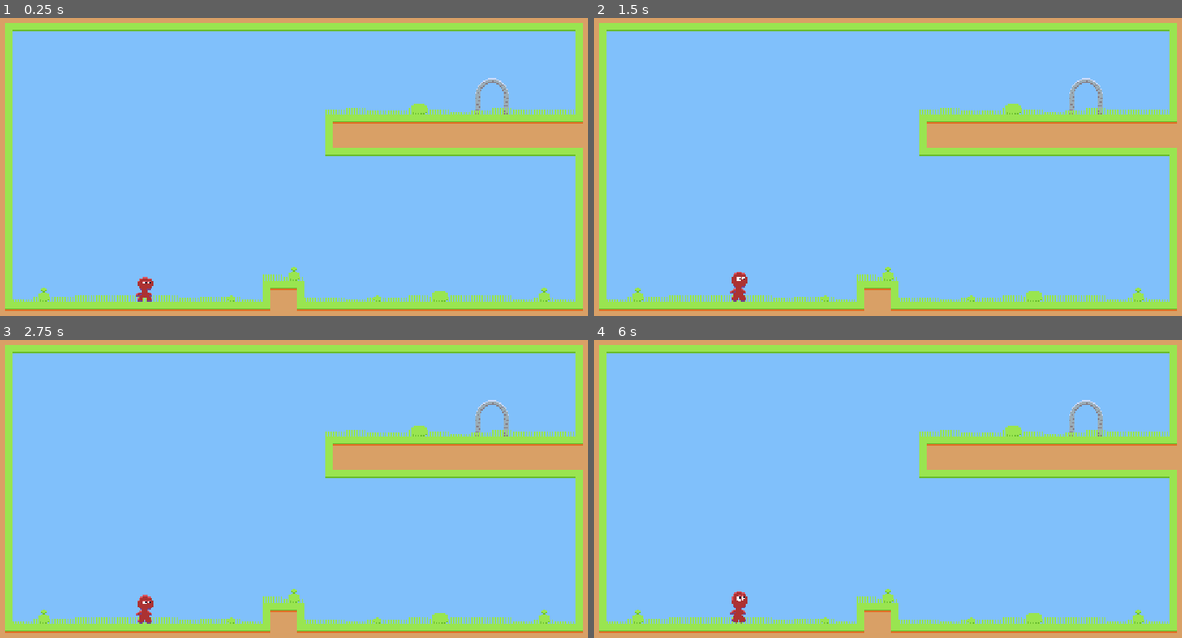
Above: before the commit, frames 1-4 (two rows, left to right).
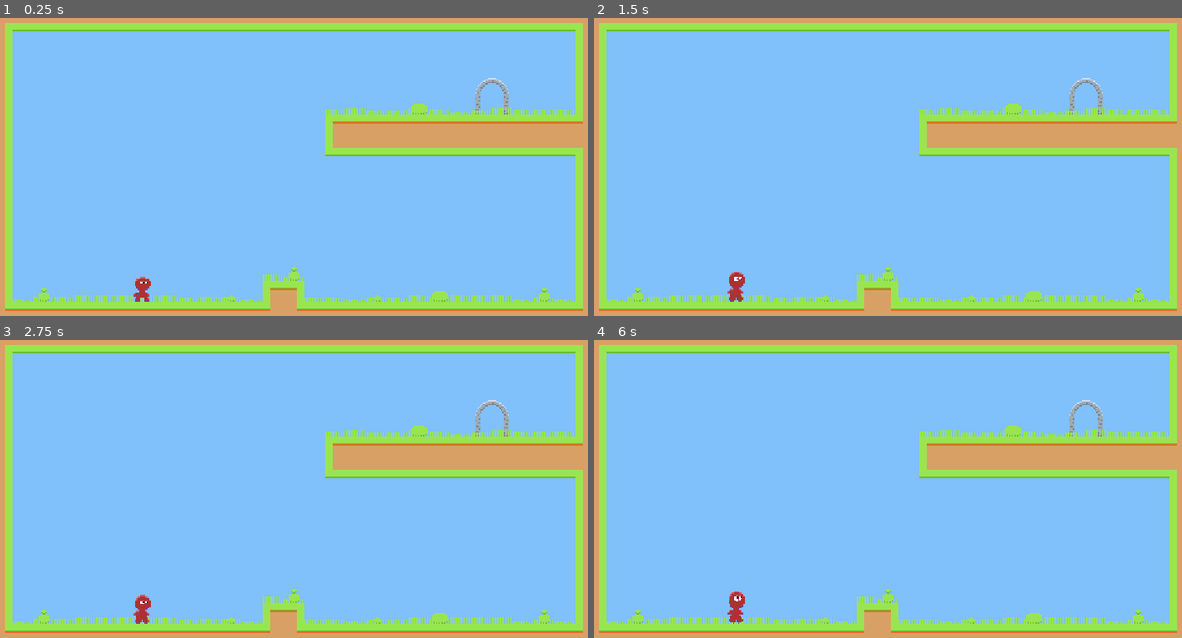
Above: after the commit, the same moments.

Repository: JohannesKoenig/fire-and-water
Game: Godot game, scene res://scenes/terrain_demo.tscn
The game is run twice, just before and just after one commit, with the same random seed, the same clock (stepped at 60 frames per second) and the same inputs. This scene is started directly instead of the project's main scene.
Inputs:
- Up to frame 1 (0.25 s): no input
- Up to frame 2 (1.5 s): no input
- Up to frame 3 (2.75 s): no input
- Up to frame 4 (6 s): no input

The runs differ from the first frame. In frame 1, 0.1% of the frame differs, in the area x 22-27%, y 86-96%; in frame 2, 0.1%; in frame 3, 0.1%; in frame 4, 0.2%, in the area x 22-27%, y 84-96%.
Error after the commit: Invalid access to property or key 'facing_right' on a base object of type 'Nil'. (res://scripts/player_visuals.gd:12)

Commit message:
add character controller

Diff:
--- /dev/null
+++ b/game/scenes/character_testing_env.tscn
@@ -0,0 +1,28 @@
+[gd_scene load_steps=4 format=3 uid="uid://bbnajwfi1i3lt"]
+
+[ext_resource type="PackedScene" uid="uid://c2hruii1pnk2u" path="res://scenes/player_character.tscn" id="1_lxmcy"]
+
+[sub_resource type="RectangleShape2D" id="RectangleShape2D_qbddn"]
+size = Vector2(508, 20)
+
+[sub_resource type="RectangleShape2D" id="RectangleShape2D_y1nxe"]
+size = Vector2(93, 14)
+
+[node name="CharacterTestingEnv" type="Node2D"]
+
+[node name="Camera2D" type="Camera2D" parent="."]
+
+[node name="StaticBody2D" type="StaticBody2D" parent="."]
+
+[node name="CollisionShape2D" type="CollisionShape2D" parent="StaticBody2D"]
+position = Vector2(-1, 134)
+shape = SubResource("RectangleShape2D_qbddn")
+
+[node name="PlayerCharacter" parent="." instance=ExtResource("1_lxmcy")]
+position = Vector2(0, -2)
+
+[node name="StaticBody2D2" type="StaticBody2D" parent="."]
+
+[node name="CollisionShape2D" type="CollisionShape2D" parent="StaticBody2D2"]
+position = Vector2(-206, 84)
+shape = SubResource("RectangleShape2D_y1nxe")
--- /dev/null
+++ b/game/scenes/player_character.tscn
@@ -0,0 +1,24 @@
+[gd_scene load_steps=5 format=3 uid="uid://c2hruii1pnk2u"]
+
+[ext_resource type="Script" path="res://scripts/player_character.gd" id="1_b4wwt"]
+[ext_resource type="PackedScene" uid="uid://b1lm6sv4v5brl" path="res://scenes/player_visuals.tscn" id="2_6ksa6"]
+[ext_resource type="Script" path="res://scripts/Rig.gd" id="3_dkkbr"]
+
+[sub_resource type="CapsuleShape2D" id="CapsuleShape2D_cqnov"]
+radius = 7.0
+height = 22.0
+
+[node name="PlayerCharacter" type="CharacterBody2D"]
+script = ExtResource("1_b4wwt")
+
+[node name="CollisionShape2D" type="CollisionShape2D" parent="."]
+position = Vector2(0, -11)
+shape = SubResource("CapsuleShape2D_cqnov")
+
+[node name="Rig" type="Marker2D" parent="."]
+position = Vector2(5, -15)
+script = ExtResource("3_dkkbr")
+
+[node name="PlayerVisuals" parent="." node_paths=PackedStringArray("rig") instance=ExtResource("2_6ksa6")]
+position = Vector2(0, -16)
+rig = NodePath("../Rig")
--- a/game/scenes/player_visuals.tscn
+++ b/game/scenes/player_visuals.tscn
@@ -1,5 +1,6 @@
-[gd_scene load_steps=15 format=3 uid="uid://b1lm6sv4v5brl"]
+[gd_scene load_steps=16 format=3 uid="uid://b1lm6sv4v5brl"]
 
+[ext_resource type="Script" path="res://scripts/player_visuals.gd" id="1_i6iuw"]
 [ext_resource type="Texture2D" uid="uid://cdljafmtm8qvy" path="res://assets/sprite_animations/player_idle.png" id="1_lrc5s"]
 [ext_resource type="Texture2D" uid="uid://xermfdeegbt4" path="res://assets/sprite_animations/player_walk.png" id="2_7h13v"]
 
@@ -90,14 +91,16 @@
 }],
 "loop": true,
 "name": &"walk",
-"speed": 10.0
+"speed": 15.0
 }]
 
 [node name="PlayerVisuals" type="Node2D"]
+position = Vector2(0, -6)
+script = ExtResource("1_i6iuw")
 
 [node name="AnimatedSprite2D" type="AnimatedSprite2D" parent="."]
+position = Vector2(-2, 0)
 sprite_frames = SubResource("SpriteFrames_vtj8n")
 animation = &"walk"
 autoplay = "idle"
-frame = 1
-frame_progress = 0.417831
+frame_progress = 0.0949438
--- /dev/null
+++ b/game/scripts/Rig.gd
@@ -0,0 +1,3 @@
+class_name Rig extends Marker2D
+
+var facing_right : bool = false
--- /dev/null
+++ b/game/scripts/player_character.gd
@@ -0,0 +1,41 @@
+extends CharacterBody2D
+
+
+
+const SPEED = 120.0
+const JUMP_VELOCITY = -300.0
+
+
+@onready var rig = $Rig
+
+# Get the gravity from the project settings to be synced with RigidBody nodes.
+var gravity = ProjectSettings.get_setting("physics/2d/default_gravity")
+
+
+func _process(delta):
+	var direction = Input.get_axis("left", "right")
+	if direction > 0:
+		rig.facing_right = true
+	elif direction < 0:
+		rig.facing_right = false
+
+func _physics_process(delta):
+
+	var direction = Input.get_axis("left", "right")
+	# Add the gravity.
+	if not is_on_floor():
+		velocity.y += gravity * delta
+
+	# Handle jump.
+	if Input.is_action_just_pressed("jump") and is_on_floor():
+		velocity.y = JUMP_VELOCITY
+
+	# Get the input direction and handle the movement/deceleration.
+	# As good practice, you should replace UI actions with custom gameplay actions.
+
+	if direction:
+		velocity.x = direction * SPEED
+	else:
+		velocity.x = move_toward(velocity.x, 0, SPEED)
+
+	move_and_slide()
--- /dev/null
+++ b/game/scripts/player_visuals.gd
@@ -0,0 +1,20 @@
+extends Node2D
+
+@export var rig: Rig
+@onready var animated_sprite_2d = $AnimatedSprite2D
+
+
+
+# Called every frame. 'delta' is the elapsed time since the previous frame.
+func _process(delta):
+	var direction = Input.get_axis("left", "right")
+
+	if rig.facing_right:
+		scale.x = 1
+	else:
+		scale.x = -1
+
+	if direction == 0:
+		animated_sprite_2d.play("idle")
+	else:
+		animated_sprite_2d.play("walk")
